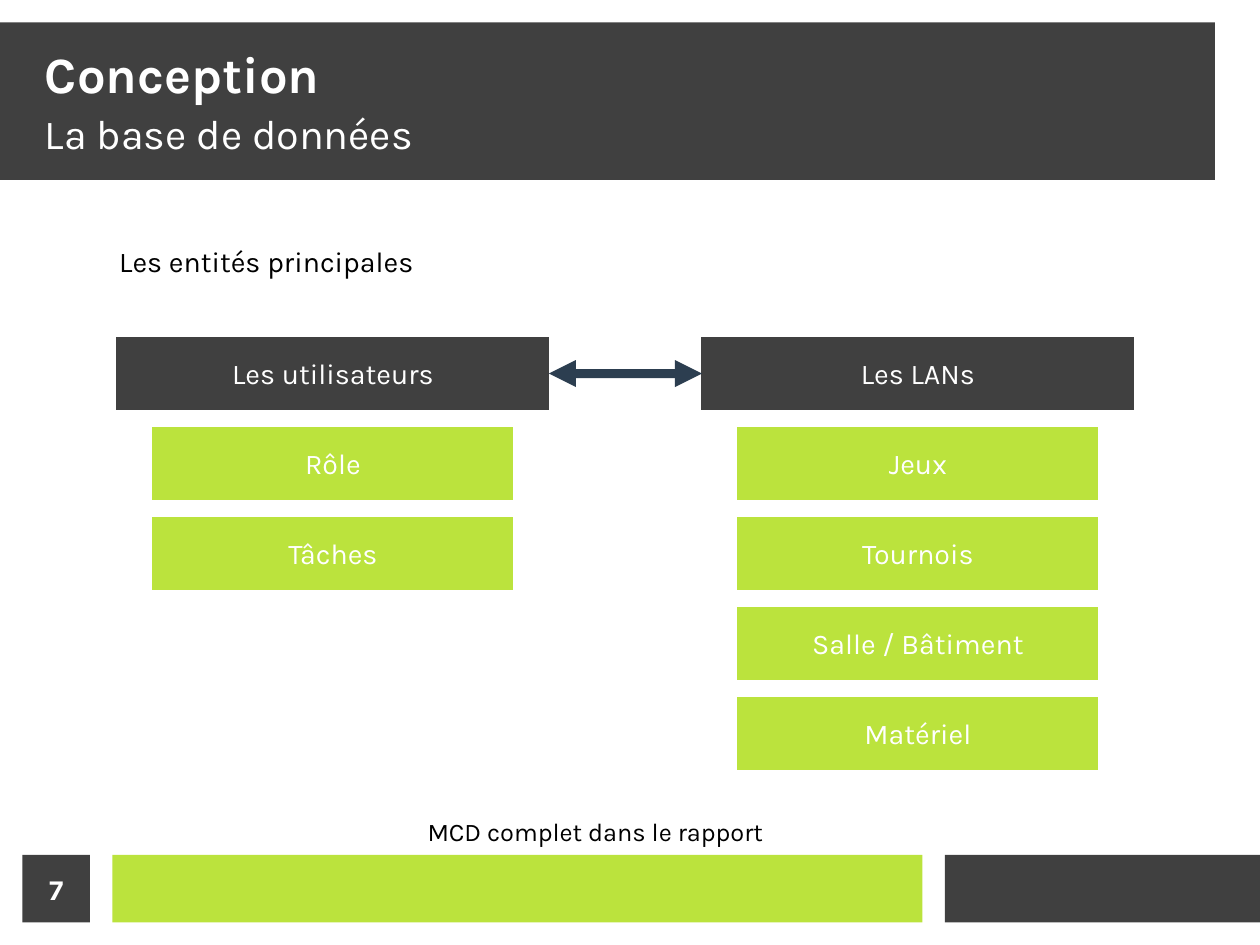
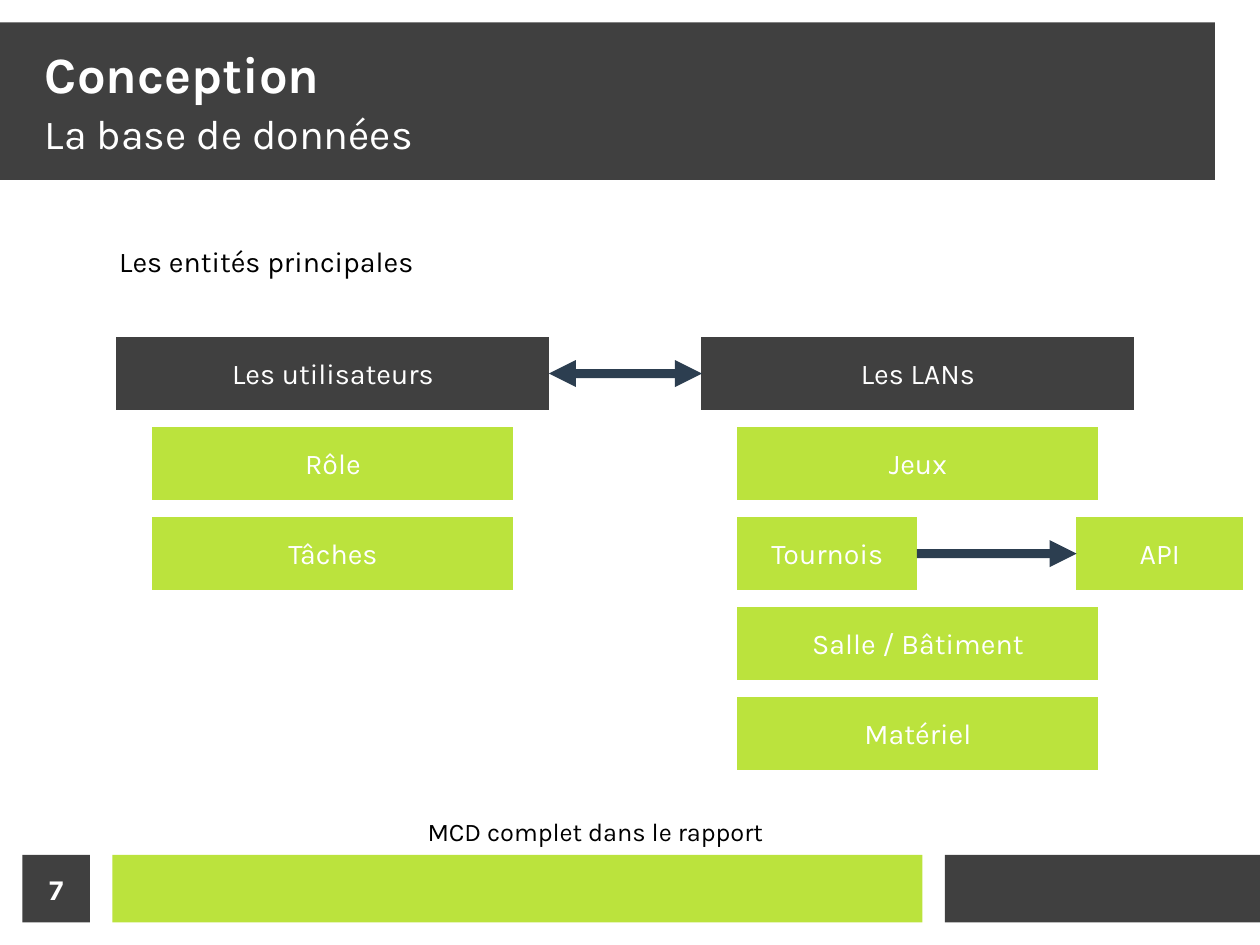
Before and after one commit to ViviSama02/LAN_Party, a slide deck: slide 7 of support_soutenance/soutenance.odp. Drawn at 1260x945 pixels with LibreOffice and Linux fonts; fonts in the diff are those of the drawing. Boxes give left, top, right and bottom in pixels: in the first picture for what was removed or moved away, otherwise in the second. Text is boxed around its words. In the diff, an @@ line names an element or a change of style, - is before the commit and + after.

```diff
--- a/support_soutenance/soutenance.odp
+++ b/support_soutenance/soutenance.odp
@@ rectangle removed at (739,518,1099,590) @@
-Tournois
@@ freeform shape added at (739,518,917,590), fill #BBE33D, outline #BBE33D 0 pt, 18 pt, text #FFFFFF @@
+Tournois
@@ freeform shape added at (1077,518,1243,590), fill #BBE33D, outline #BBE33D 0 pt, 18 pt, text #FFFFFF @@
+API
@@ arrow added from (917, 553) to (1077, 553), #2C3E50 5.67 pt @@
```
Also in this commit, not shown: 14 other slides changed, 2 slides added, 4 other files.
